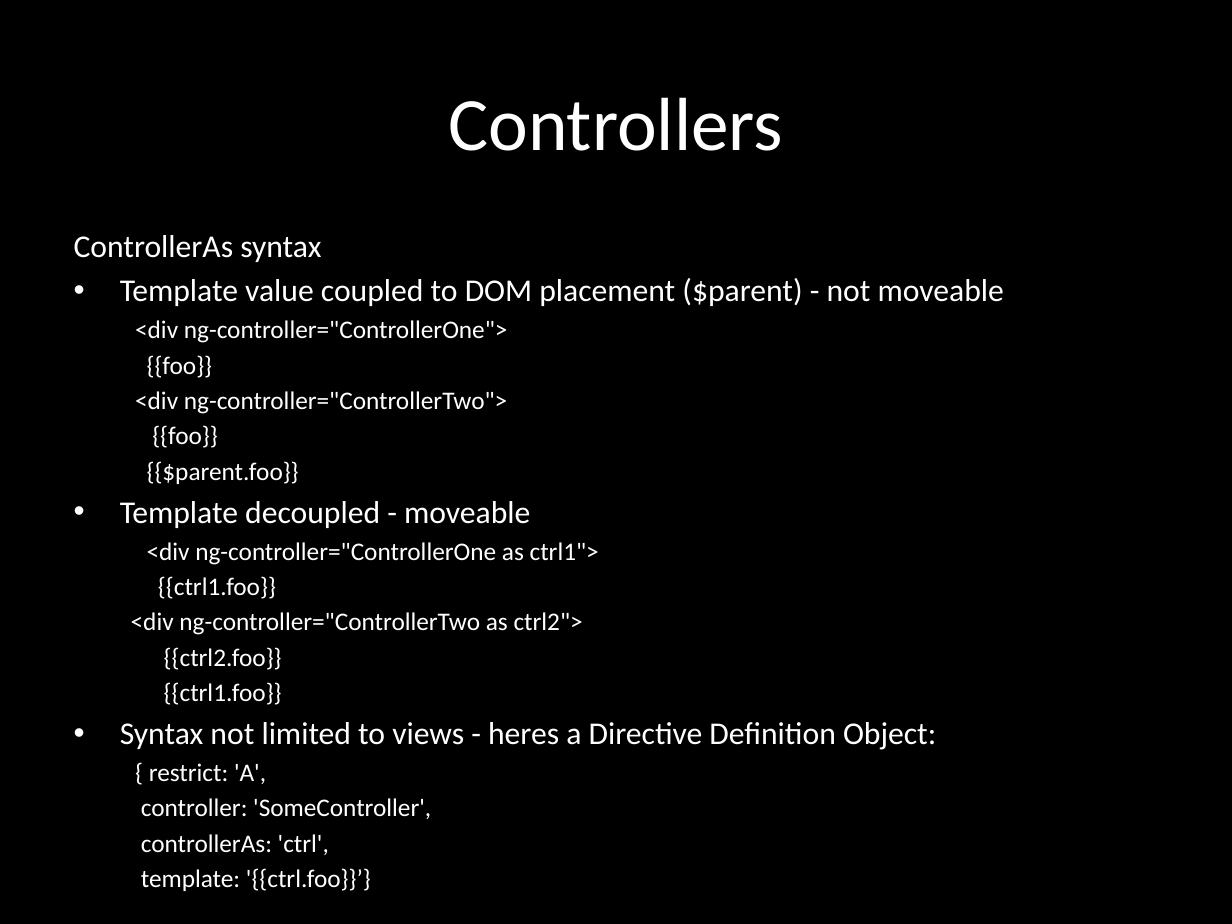
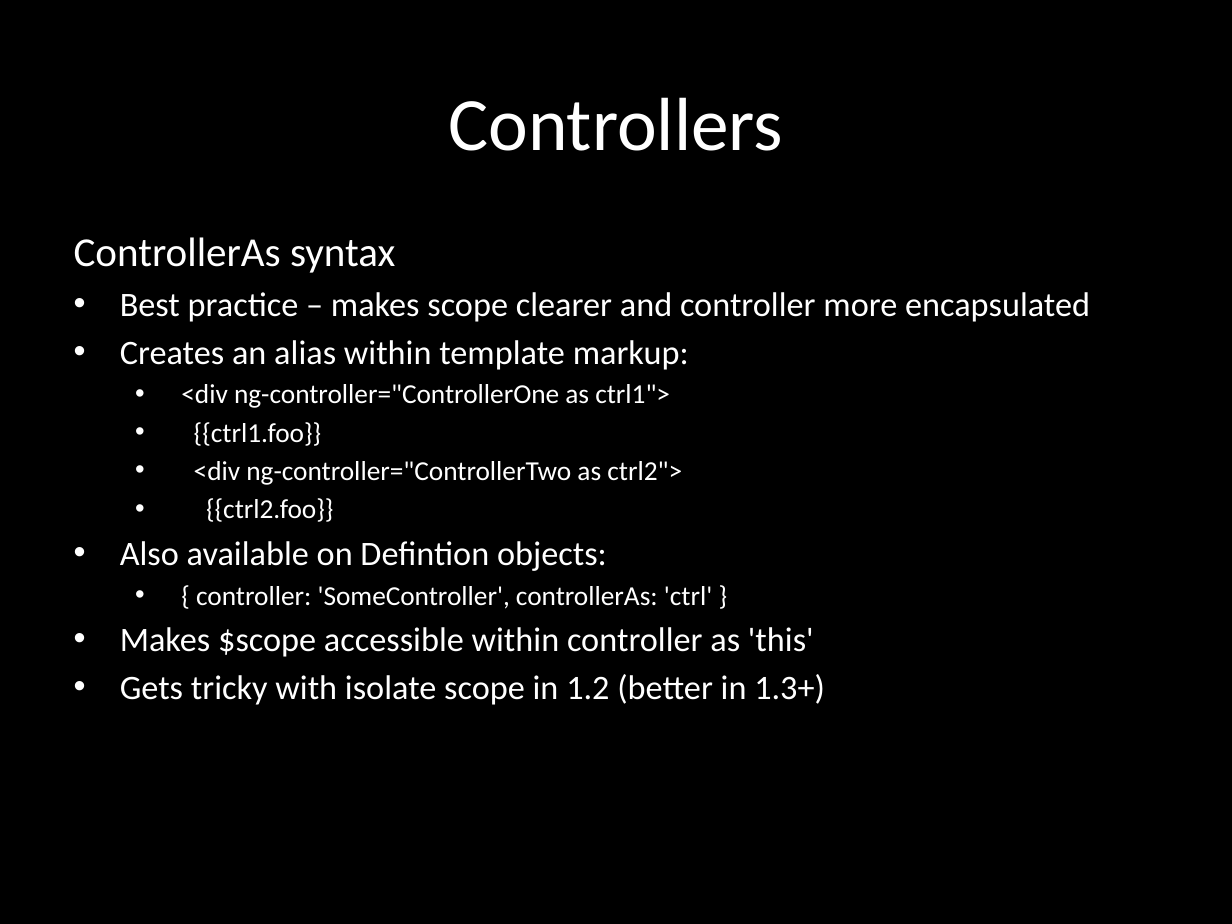
Before and after one commit to eliasjames/training-angular, a slide deck: slide 5 of slides/Angular Slides Day 2.pptx. Drawn at 1232x924 pixels with LibreOffice and Linux fonts; fonts in the diff are those of the drawing. Boxes give left, top, right and bottom in pixels: in the first picture for what was removed or moved away, otherwise in the second. Text is boxed around its words. In the diff, an @@ line names an element or a change of style, - is before the commit and + after.

```diff
--- a/slides/Angular Slides Day 2.pptx
+++ b/slides/Angular Slides Day 2.pptx
@@ subtitle at <box>74,237,682,522</box>: size 18.5 to 24 pt in "ControllerAs syntax"; size 14.8 to 16 pt in "<div ng-controller="ControllerOne as ctrl1">", "{{ctrl1.foo}}", "<div ng-controller="ControllerTwo as ctrl2">", "{{ctrl2.foo}}"; more space between paragraphs; bullet none to •; list level 1 to 2 in "<div ng-controller="ControllerTwo as ctrl2">" @@
@@ subtitle at <box>120,292,1090,370</box>: text changed; size 14.8 to 20 pt @@
-• Template value coupled to DOM placement ($parent) - not moveable
-  <div ng-controller="ControllerOne">
-  {{foo}}
-  <div ng-controller="ControllerTwo">
-  {{foo}}
-  {{$parent.foo}}
-• Template decoupled - moveable
+• Best practice – makes scope clearer and controller more encapsulated
+• Creates an alias within template markup:
@@ subtitle at <box>120,541,825,705</box>: text changed; size 14.8 to 20 pt @@
-  {{ctrl1.foo}}
-• Syntax not limited to views - heres a Directive Definition Object:
-  { restrict: 'A',
-  controller: 'SomeController',
-  controllerAs: 'ctrl',
-  template: '{{ctrl.foo}}’}
+• Also available on Defintion objects:
+  • { controller: 'SomeController', controllerAs: 'ctrl' }
+• Makes $scope accessible within controller as 'this'
+• Gets tricky with isolate scope in 1.2 (better in 1.3+)
```
Also in this commit, not shown: 12 other slides changed, 1 slide removed.
